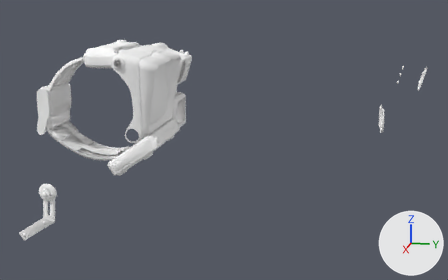
The Blender file pip boy 2000.blend, before and after one commit.
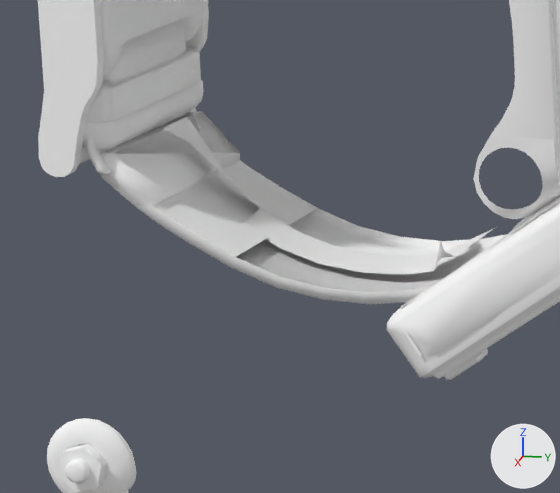
Old and new are each drawn whole from a 50 mm lens placed at (59.4, 21.3, 10.3), pointed at (12.8, 12.0, -1.4) and again close up on the part from 7% to 32% of the width and 35% to 71% of the height. Lighting does not change. The marker at lower right points along +X, +Y and +Z.

The first close-up shows '1 X', 'Pip boy 2000'.
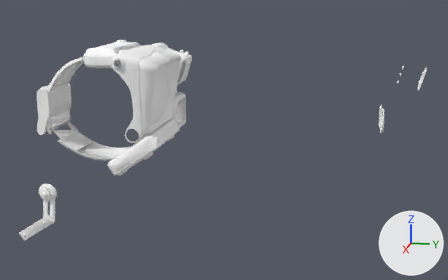
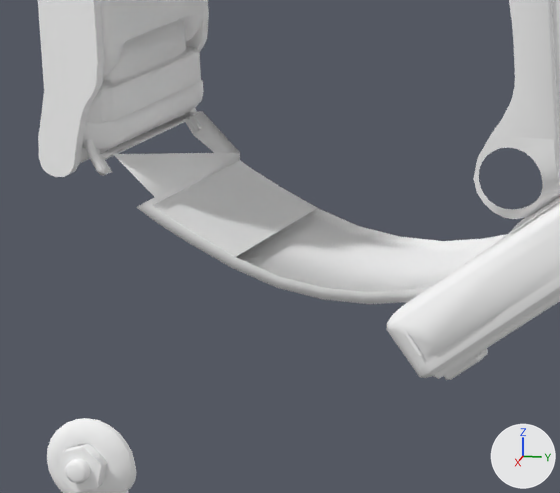
Commit message: deleting more cuff

Where the change shows, as pixel boxes [x1, y1, x2, y2] in the close-ups (560 x 493 px):
part 1 of me_pip_boy_2000, deleted
    before: [174, 117, 495, 258]
part 2 of me_pip_boy_2000, deleted
    before: [162, 123, 438, 275]
part 4 of me_pip_boy_2000, deleted
    before: [434, 242, 445, 271]
part 8 of me_pip_boy_2000, cut back
    before: [102, 131, 214, 207]

Diff of the bpy script that builds the scene:
```diff
--- a/pip boy 2000.blend.py
+++ b/pip boy 2000.blend.py
@@ me_pip_boy_2000 @@
 # used by ob_pip_boy_2000; location = (0.0, 0.0, 0.0); rotation_euler = (1.571, 0.0, 0.0), in degrees (90, 0, 0)
 # verts and faces of me_pip_boy_2000; kept vertices keep their numbers, new ones are numbered from 13620
 # before: 7780 (7.48, -3.48, 2.37), 7781 (7.48, -2.85, 3.08), 7782 (7.48, -2.27, 3.71)
 # before: 7808 (11.07, -3.73, -2.49), 7809 (11.09, -4.16, -1.74)
 # before: 7810 (7.48, -4.51, -1.06), 7813 (7.48, -4.23, -1.76), 7815 (7.48, -4.51, -1.06), 7819 (7.48, -4.51, -1.06), 7820 (7.48, -3.77, -2.52)
 # before: 7821 (7.48, -4.23, -1.76)
-me_pip_boy_2000.from_pydata(...)  # 13620 vertices, 17035 faces, 24 loose edges; spans x -1.76..12.09, y -5.52..5.66, z -6.42..5.45
+me_pip_boy_2000.from_pydata(...)  # 13569 vertices, 16996 faces, 20 loose edges; spans x -1.76..12.09, y -5.52..5.66, z -6.42..5.45
+# me_pip_boy_2000 part 1: the loose piece of 19 vertices spanning x 4.67..7.48, y -4.45..-1.91, z -1.21..4.0 is deleted
+# me_pip_boy_2000 part 2: the loose piece of 16 vertices spanning x 7.48..8.02, y -4.45..-1.91, z -1.21..4.0 is deleted
+# me_pip_boy_2000 part 3: the loose piece of 5 vertices spanning x 7.48..11.09, y -4.51..-3.73, z -2.52..-1.06 is deleted
+# me_pip_boy_2000 part 4: the loose piece of 3 vertices spanning x 7.48..8.02, y -4.35..-3.92, z -1.21..-1.14 is deleted
+# me_pip_boy_2000 part 5
+delete_edges([(7780, 7781), (7781, 7782)])
+# me_pip_boy_2000 part 6
+delete_vertices([7808, 7809])  # with the faces that use them
+# me_pip_boy_2000 part 7
+delete_vertices([7810, 7819, 7820, 7821])  # with the faces that use them
+delete_edges([(7813, 7815)])
+# me_pip_boy_2000 part 8
+# 2 vertices are removed from x 9.4..9.42, y -2.57..-2.5, z 4.41..4.47
+# 8 faces are deleted
+# 1 loose edge is added
 me_pip_boy_2000.materials.append(mat_material_000001)
```
